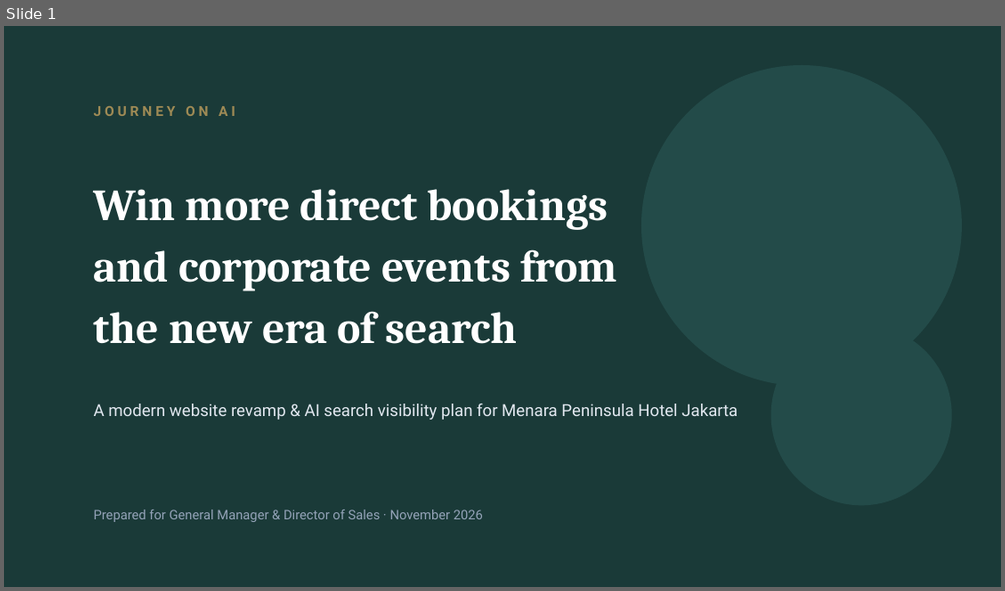
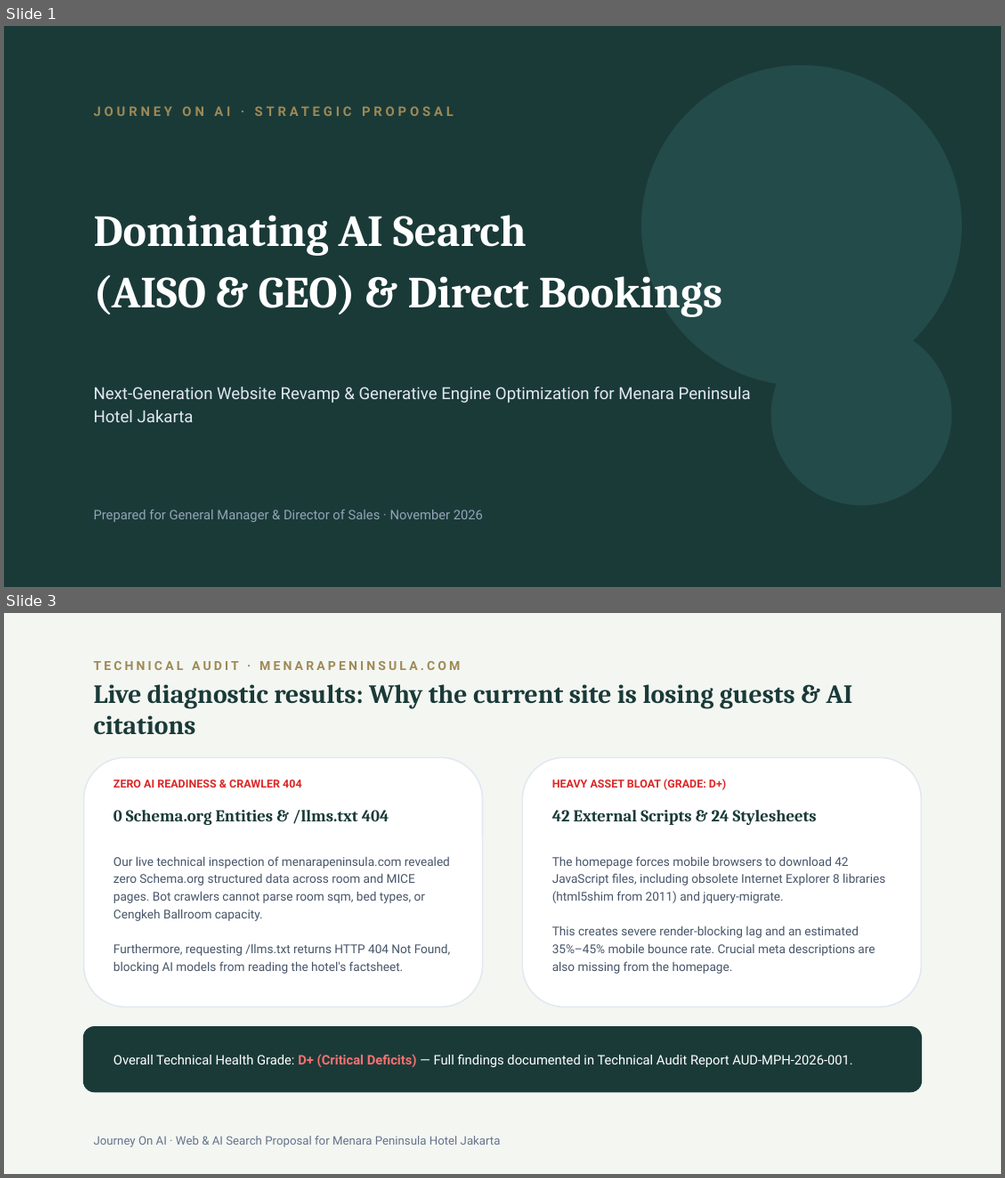
Before and after one commit to arbuuuud/menarapeninsula, a slide deck: PITCH_DECK_MENARA_PENINSULA_AISO_V3.pptx. Shown one above the other, each under a label of ours: slide 1 before the commit, slides 1 and 3 after it; the slides between them are not shown. The pictures are 1005x591 and 1005x1178 pixels, drawn with LibreOffice and Linux fonts; fonts in the diff are those of the drawing. Boxes give left, top, right and bottom in pixels: in the first picture for what was removed or moved away, otherwise in the second. Text is boxed around its words. In the diff, an @@ line names an element or a change of style, - is before the commit and + after.

Commit message:
feat(deck-v3): balance pitch deck with explicit GEO & AISO frameworks, real AI prompt simulation, and diagnostic audit report findings

```diff
--- a/PITCH_DECK_MENARA_PENINSULA_AISO_V3.pptx
+++ b/PITCH_DECK_MENARA_PENINSULA_AISO_V3.pptx
@@ slide 3 added at (4, 613, 1001, 1174), background #F4F6F2 @@
@@ text added at (94, 661, 460, 670), 9 pt, text #9E8A55, bold @@
+TECHNICAL AUDIT · MENARAPENINSULA.COM
@@ text added at (94, 684, 853, 735), 19 pt, text #1A3A38, bold @@
+Live diagnostic results: Why the current site is losing guests & AI citations
@@ rounded rectangle added at (84, 757, 483, 1006), fill #FFFFFF, outline #E2E8F0 1 pt @@
@@ rounded rectangle added at (522, 757, 921, 1006), fill #FFFFFF, outline #E2E8F0 1 pt @@
@@ text added at (113, 779, 301, 787), 8 pt, text #DC2626, bold @@
+ZERO AI READINESS & CRAWLER 404
@@ text added at (552, 779, 726, 790), 8 pt, text #DC2626, bold @@
+HEAVY ASSET BLOAT (GRADE: D+)
@@ text added at (113, 810, 389, 825), 12 pt, text #1A3A38, bold @@
+0 Schema.org Entities & /llms.txt 404
@@ text added at (552, 810, 817, 825), 12 pt, text #1A3A38, bold @@
+42 External Scripts & 24 Stylesheets
@@ text added at (113, 856, 451, 973), 8.8 pt, text #475569 @@
+Our live technical inspection of menarapeninsula.com revealed zero Schema.org structured data across room and MICE pages. Bot crawlers cannot parse room sqm, bed types, or Cengkeh Ballroom capacity.
+Furthermore, requesting /llms.txt returns HTTP 404 Not Found, blocking AI models from reading the hotel's factsheet.
@@ text added at (552, 856, 885, 973), 8.8 pt, text #475569 @@
+The homepage forces mobile browsers to download 42 JavaScript files, including obsolete Internet Explorer 8 libraries (html5shim from 2011) and jquery-migrate.
+This creates severe render-blocking lag and an estimated 35%–45% mobile bounce rate. Crucial meta descriptions are also missing from the homepage.
@@ rounded rectangle added at (84, 1027, 921, 1092), fill #1A3A38, outline #1A3A38 1 pt @@
@@ text added at (113, 1054, 852, 1067), 9.5 pt, text #FFFFFF @@
+Overall Technical Health Grade: D+ (Critical Deficits) — Full findings documented in Technical Audit Report AUD-MPH-2026-001.
@@ text added at (94, 1135, 501, 1147), 8.5 pt, text #64748B @@
+Journey On AI · Web & AI Search Proposal for Menara Peninsula Hotel Jakarta
@@ slide 1 changed as well @@
@@ text at (94, 106, 453, 116): text changed; size 10 to 9.5 pt @@
-JOURNEY ON AI
+JOURNEY ON AI · STRATEGIC PROPOSAL
@@ text at (94, 215, 722, 317): text changed @@
-Win more direct bookings
-and corporate events from
-the new era of search
+Dominating AI Search
+(AISO & GEO) & Direct Bookings
@@ text at (94, 386, 751, 422): text changed @@
-A modern website revamp & AI search visibility plan for Menara Peninsula Hotel Jakarta
+Next-Generation Website Revamp & Generative Engine Optimization for Menara Peninsula Hotel Jakarta
```
Also in this commit, not shown: 6 other slides changed, 3 other slides added, 4 slides removed, 4 other files.
